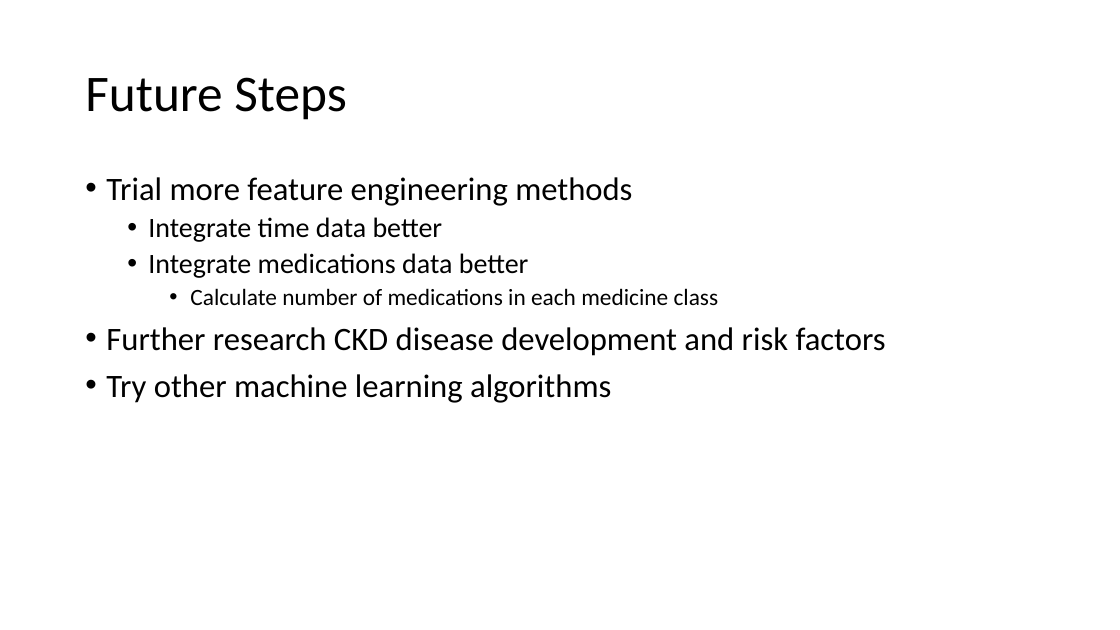
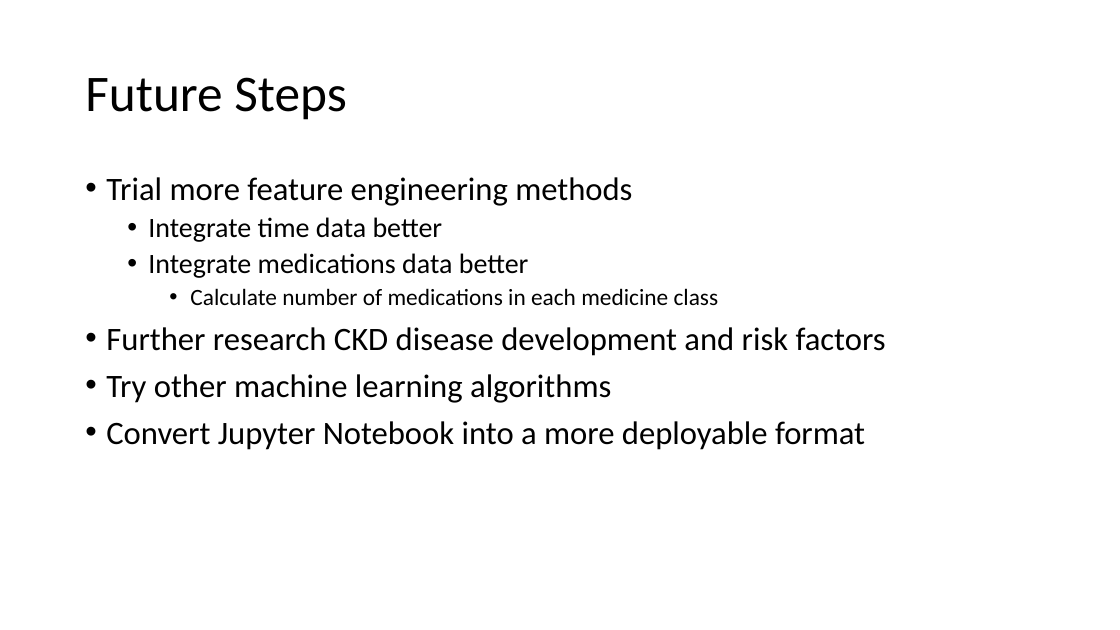
Before and after one commit to choikwun/ckd_assignment, a slide deck: slide 18 of ckd_presentation.pptx. Drawn at 1120x630 pixels with LibreOffice and Linux fonts; fonts in the diff are those of the drawing. Boxes give left, top, right and bottom in pixels: in the first picture for what was removed or moved away, otherwise in the second. Text is boxed around its words. In the diff, an @@ line names an element or a change of style, - is before the commit and + after.

```diff
--- a/ckd_presentation.pptx
+++ b/ckd_presentation.pptx
@@ text at (106, 421, 865, 450): paragraph added @@
+• Convert Jupyter Notebook into a more deployable format
```
Also in this commit, not shown: 1 other file.
